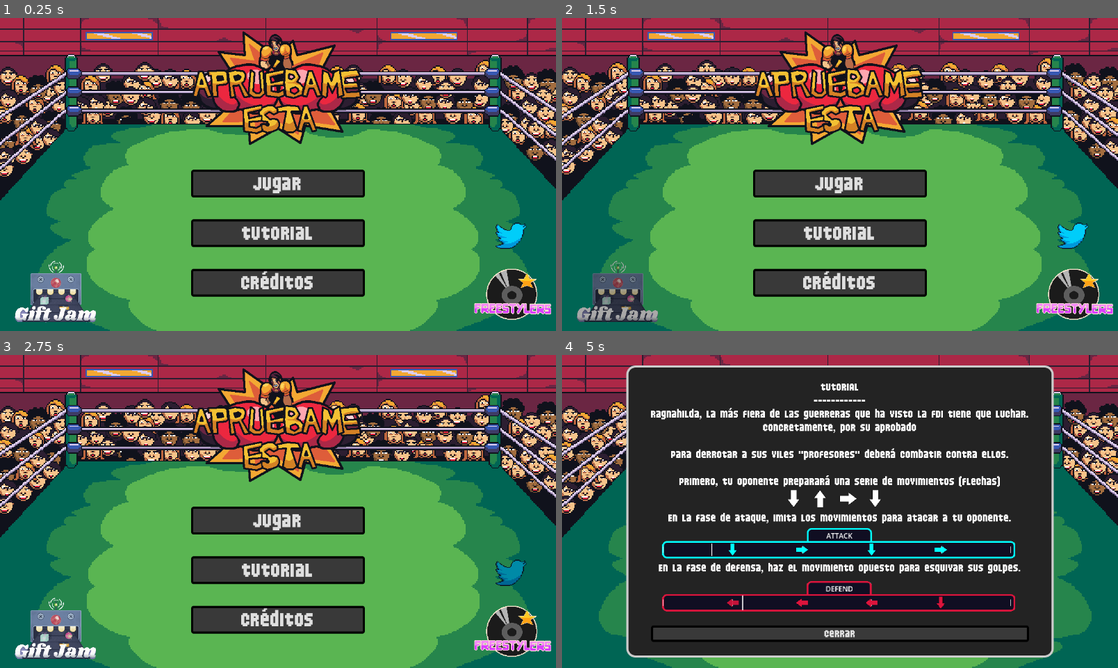
Above: before the commit, frames 1-4 (two rows, left to right).
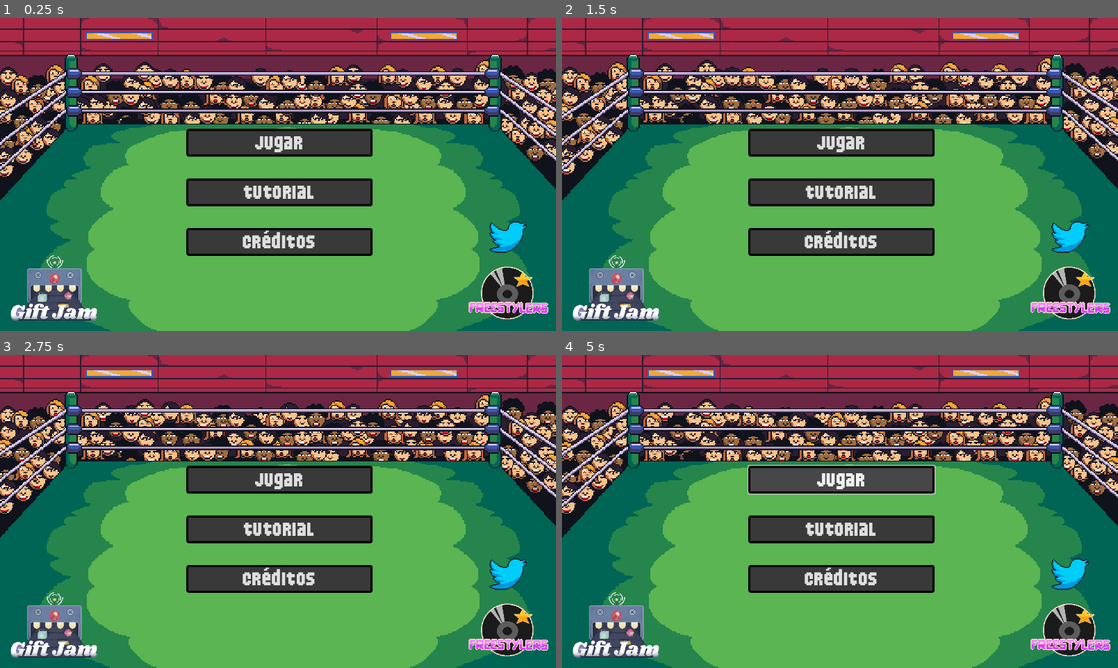
Above: after the commit, the same moments.

Repository: freesstylers/GiftJam2324
Game: Godot game, scene res://Scenes/SceneManager/SceneManager.tscn
Two runs of this game, one before a commit and one after it. Both use one fixed random seed, a clock stepped at 60 frames per second and the inputs below. The engine's default icon, where the game draws it, is replaced by a stand-in: a white triangle on a blue panel in a dark square.
Inputs (mouse positions are in pixels of both pictures, inside the frame that each line leads up to; where the layout moved, square brackets give the same spot in the first picture):
- Up to frame 1 (0.25 s): no input
- Up to frame 2 (1.5 s): click (1067, 293) [1073, 293] at 0.5 s; click (617, 290) [617, 293] at 1.25 s
- Up to frame 3 (2.75 s): click (505, 574) [511, 574] at 2 s
- Up to frame 4 (5 s): click "Tutorial" at 2.75 s; click (840, 580) at 3.5 s, where only the run after the commit has a clickable "Créditos"; click (840, 480) at 4.25 s, where only the run after the commit has a clickable "Jugar"

The runs differ from the first frame. In frame 1, 20% of the frame differs, in the area x 1-100%, y 4-98%; in frame 2, 21%; in frame 3, 20%; in frame 4, 65%, in the area x 1-99%, y 3-97%.
Error after the commit: Attempt to call function 'play' in base 'null instance' on a null instance. (res://Scripts/MainMenuScript.gd:12)

Commit message:
Se vende Seat Leon segunda mano

Diff:
--- a/Scenes/BaseBattle.tscn
+++ b/Scenes/BaseBattle.tscn
@@ -2,14 +2,14 @@
 
 [ext_resource type="Script" path="res://Scripts/BattleManager.gd" id="1_svkjm"]
 [ext_resource type="PackedScene" uid="uid://b7hn7pqk7rh8t" path="res://Scenes/Prefabs/UIContainer.tscn" id="2_gkg66"]
-[ext_resource type="AudioStream" uid="uid://bqqiyrpyr27k8" path="res://Audio/Songs/boss1-130bpm.wav" id="5_8ctp3"]
+[ext_resource type="AudioStream" uid="uid://ddcf7a4m0ene0" path="res://Audio/Songs/boss1-130bpm.wav" id="5_8ctp3"]
 [ext_resource type="SpriteFrames" uid="uid://b4o4idok2krco" path="res://Assets/Sprites/Background/BackgroundAnimation.tres" id="5_rh2wk"]
 [ext_resource type="PackedScene" uid="uid://muu12hug5ib1" path="res://Scenes/Boss G.tscn" id="6_3shk1"]
-[ext_resource type="AudioStream" uid="uid://cw3wqf2y0newk" path="res://Audio/Songs/MetronomeTick.mp3" id="6_jn1fn"]
+[ext_resource type="AudioStream" uid="uid://4i4ksx34jgxe" path="res://Audio/Songs/MetronomeTick.mp3" id="6_jn1fn"]
 [ext_resource type="PackedScene" uid="uid://cbi05qfsjhskp" path="res://Scenes/ragnahilda.tscn" id="6_skhid"]
 [ext_resource type="SpriteFrames" uid="uid://ctr2lotnfhvkj" path="res://Assets/Sprites/Protagonista/Animations/Ragnahilda_Idle.tres" id="8_opoqs"]
 
-[node name="BaseBattle" type="Node2D"]
+[node name="BaseBattle2" type="Node2D"]
 script = ExtResource("1_svkjm")
 PlayMetronome = true
 
--- a/Scenes/FinalContent/G_Battle.tscn
+++ b/Scenes/FinalContent/G_Battle.tscn
@@ -1,14 +1,13 @@
-[gd_scene load_steps=10 format=3 uid="uid://b4g66c7ypymr4"]
+[gd_scene load_steps=9 format=3 uid="uid://b4g66c7ypymr4"]
 
 [ext_resource type="Script" path="res://Scripts/BattleManager.gd" id="1_opvlp"]
 [ext_resource type="PackedScene" uid="uid://b7hn7pqk7rh8t" path="res://Scenes/Prefabs/UIContainer.tscn" id="2_825xe"]
-[ext_resource type="AudioStream" uid="uid://b0pwo8n1lag45" path="res://Audio/Songs/boss1-130bpm.wav" id="3_im766"]
-[ext_resource type="AudioStream" uid="uid://b8f55lu5knkao" path="res://Audio/Songs/MetronomeTick.mp3" id="4_vc420"]
+[ext_resource type="AudioStream" uid="uid://ddcf7a4m0ene0" path="res://Audio/Songs/boss1-130bpm.wav" id="3_im766"]
+[ext_resource type="AudioStream" uid="uid://4i4ksx34jgxe" path="res://Audio/Songs/MetronomeTick.mp3" id="4_vc420"]
 [ext_resource type="SpriteFrames" uid="uid://b4o4idok2krco" path="res://Assets/Sprites/Background/BackgroundAnimation.tres" id="5_2apnm"]
 [ext_resource type="PackedScene" uid="uid://muu12hug5ib1" path="res://Scenes/Boss G.tscn" id="6_ep87c"]
 [ext_resource type="PackedScene" uid="uid://cbi05qfsjhskp" path="res://Scenes/ragnahilda.tscn" id="7_rp4wp"]
 [ext_resource type="SpriteFrames" uid="uid://ctr2lotnfhvkj" path="res://Assets/Sprites/Protagonista/Animations/Ragnahilda_Idle.tres" id="8_ru886"]
-[ext_resource type="AudioStream" uid="uid://mywoqj5oqnl5" path="res://Audio/SFX/bell.ogg" id="9_n5w6w"]
 
 [node name="BaseBattle" type="Node2D"]
 script = ExtResource("1_opvlp")
@@ -19,16 +18,18 @@
 
 [node name="Container" parent="UI" instance=ExtResource("2_825xe")]
 
+[node name="BattleSong" type="AudioStreamPlayer2D" parent="."]
+stream = ExtResource("3_im766")
+
 [node name="MetronomeSound" type="AudioStreamPlayer2D" parent="."]
 stream = ExtResource("4_vc420")
 
 [node name="BPM_TIMER" type="Timer" parent="."]
 
 [node name="AnimatedSprite2D" type="AnimatedSprite2D" parent="."]
-position = Vector2(640, 360)
-scale = Vector2(2.666, 2.666)
+position = Vector2(633.5, 357)
+scale = Vector2(2.5, 2.504)
 sprite_frames = ExtResource("5_2apnm")
-autoplay = "default"
 frame_progress = 0.689517
 
 [node name="Boss G" parent="." instance=ExtResource("6_ep87c")]
@@ -43,14 +44,6 @@
 frame_progress = 0.332353
 TakeDamagePositionDelta = Vector2(0, 20)
 
-[node name="StartBattleSound" type="AudioStreamPlayer" parent="."]
-stream = ExtResource("9_n5w6w")
-autoplay = true
-
-[node name="AudioStreamPlayer" type="AudioStreamPlayer" parent="."]
-stream = ExtResource("3_im766")
-autoplay = true
-
 [connection signal="attack_mode_changed" from="." to="UI/Container" method="_on_base_battle_attack_mode_changed"]
 [connection signal="attack_mode_changed" from="." to="Boss G" method="_on_base_battle_attack_mode_changed"]
 [connection signal="attack_mode_changed" from="." to="Ragnahilda" method="_on_base_battle_attack_mode_changed"]
--- a/Scenes/MainMenu.tscn
+++ b/Scenes/MainMenu.tscn
@@ -1,20 +1,17 @@
-[gd_scene load_steps=16 format=3 uid="uid://dv31ttuyw5rnf"]
+[gd_scene load_steps=13 format=3 uid="uid://dv31ttuyw5rnf"]
 
 [ext_resource type="Theme" uid="uid://ugxbtljmj80y" path="res://Assets/MainMenuTheme.tres" id="1_h5tew"]
 [ext_resource type="Script" path="res://Scripts/MainMenuScript.gd" id="1_s2qbx"]
-[ext_resource type="Texture2D" uid="uid://6fkvqpq4lkcr" path="res://Assets/MainMenu/LogoFreestylers.png" id="2_tuuka"]
-[ext_resource type="FontFile" uid="uid://d10ue1qpsk32e" path="res://Assets/Fonts/Larceny.ttf" id="2_xpdlg"]
-[ext_resource type="Texture2D" uid="uid://bka7gnkpxxl1" path="res://Assets/MainMenu/Twitter.png" id="3_hamnk"]
+[ext_resource type="Texture2D" uid="uid://ba086fbet6wd5" path="res://Assets/MainMenu/LogoFreestylers.png" id="2_tuuka"]
+[ext_resource type="FontFile" uid="uid://b7tnent1gr2u3" path="res://Assets/Fonts/Larceny.ttf" id="2_xpdlg"]
+[ext_resource type="Texture2D" uid="uid://bqji7lspvjsm1" path="res://Assets/MainMenu/Twitter.png" id="3_hamnk"]
 [ext_resource type="SpriteFrames" uid="uid://b4o4idok2krco" path="res://Assets/Sprites/Background/BackgroundAnimation.tres" id="3_iv8ij"]
-[ext_resource type="Theme" uid="uid://dg651pgtwypi2" path="res://Assets/ImgButton.tres" id="4_2tqs0"]
-[ext_resource type="Texture2D" uid="uid://qw1we5fw64a0" path="res://Assets/MainMenu/LogoGiftJam.png" id="4_kmo4h"]
-[ext_resource type="Texture2D" uid="uid://cop8surwmo8db" path="res://Assets/MainMenu/AttackTutorial.png" id="7_bc7y5"]
-[ext_resource type="Texture2D" uid="uid://w4texerpvbix" path="res://Assets/Sprites/LogoApruebameEsta.png" id="7_c0a5j"]
-[ext_resource type="Texture2D" uid="uid://3vjmuyoff0ie" path="res://Assets/Sprites/Notas/Abajo.png" id="8_4tl2g"]
-[ext_resource type="Texture2D" uid="uid://duwn11yyjcsm7" path="res://Assets/MainMenu/DefendTutorial.png" id="8_eefuj"]
-[ext_resource type="Texture2D" uid="uid://bi0i1o5adi4ui" path="res://Assets/Sprites/Notas/Arriba.png" id="9_d1qt2"]
-[ext_resource type="Texture2D" uid="uid://c4ycjb7fgbo2x" path="res://Assets/Sprites/Notas/Derecha.png" id="10_fpce0"]
-[ext_resource type="AudioStream" uid="uid://ca4i7smvj0y1d" path="res://Audio/SFX/button.ogg" id="14_spj8v"]
+[ext_resource type="Texture2D" uid="uid://cdqu35fo7lt8j" path="res://Assets/MainMenu/LogoGiftJam.png" id="4_kmo4h"]
+[ext_resource type="Texture2D" uid="uid://c1pdlddf8ioi3" path="res://Assets/MainMenu/AttackTutorial.png" id="7_bc7y5"]
+[ext_resource type="Texture2D" uid="uid://e6rqavtu14al" path="res://Assets/Sprites/Notas/Abajo.png" id="8_4tl2g"]
+[ext_resource type="Texture2D" uid="uid://b5uwkw1cagosn" path="res://Assets/MainMenu/DefendTutorial.png" id="8_eefuj"]
+[ext_resource type="Texture2D" uid="uid://vemclkghh0d8" path="res://Assets/Sprites/Notas/Arriba.png" id="9_d1qt2"]
+[ext_resource type="Texture2D" uid="uid://dburth1bntu6x" path="res://Assets/Sprites/Notas/Derecha.png" id="10_fpce0"]
 
 [node name="Control" type="Control"]
 layout_mode = 3
@@ -33,70 +30,58 @@
 autoplay = "default"
 frame_progress = 0.656875
 
-[node name="MainButtonContainer" type="Control" parent="."]
-anchors_preset = 0
-offset_right = 40.0
-offset_bottom = 40.0
-
-[node name="FreeStylers" type="Button" parent="MainButtonContainer"]
-layout_mode = 2
-offset_left = 1084.0
-offset_top = 560.0
-offset_right = 1273.0
-offset_bottom = 711.0
-theme = ExtResource("4_2tqs0")
-icon = ExtResource("2_tuuka")
-expand_icon = true
-
-[node name="GiftJam" type="Button" parent="MainButtonContainer"]
-layout_mode = 2
-offset_left = 13.0
-offset_top = 554.0
-offset_right = 246.0
-offset_bottom = 709.0
+[node name="FreeStylers" type="TextureButton" parent="."]
+layout_mode = 2
+offset_left = 1071.0
+offset_top = 555.0
+offset_right = 1391.0
+offset_bottom = 811.0
+scale = Vector2(0.607021, 0.607021)
+texture_normal = ExtResource("2_tuuka")
+
+[node name="GiftJam" type="TextureButton" parent="."]
+layout_mode = 2
+offset_left = 2.0
+offset_top = 541.0
+offset_right = 1502.0
+offset_bottom = 1541.0
 grow_vertical = 0
-theme = ExtResource("4_2tqs0")
-icon = ExtResource("4_kmo4h")
-expand_icon = true
-
-[node name="Twitter" type="Button" parent="MainButtonContainer"]
-layout_mode = 2
-offset_left = 1123.0
-offset_top = 448.0
-offset_right = 1229.0
-offset_bottom = 554.0
+scale = Vector2(0.165439, 0.165439)
+texture_normal = ExtResource("4_kmo4h")
+
+[node name="Twitter" type="TextureButton" parent="."]
+layout_mode = 2
+offset_left = 1105.0
+offset_top = 440.0
+offset_right = 1169.0
+offset_bottom = 504.0
+scale = Vector2(2, 2)
 size_flags_horizontal = 0
 size_flags_vertical = 0
-theme = ExtResource("4_2tqs0")
-icon = ExtResource("3_hamnk")
-expand_icon = true
-
-[node name="MainButtonContainer" type="VBoxContainer" parent="MainButtonContainer"]
+texture_normal = ExtResource("3_hamnk")
+
+[node name="MainButtonContainer" type="VBoxContainer" parent="."]
 layout_mode = 0
-offset_left = 440.0
-offset_top = 29.0
-offset_right = 840.0
-offset_bottom = 641.0
-alignment = 1
-
-[node name="TextureRect" type="TextureRect" parent="MainButtonContainer/MainButtonContainer"]
-layout_mode = 2
-texture = ExtResource("7_c0a5j")
-
-[node name="play" type="Button" parent="MainButtonContainer/MainButtonContainer"]
+offset_left = 429.0
+offset_top = 255.0
+offset_right = 858.0
+offset_bottom = 547.0
+alignment = 1
+
+[node name="play" type="Button" parent="MainButtonContainer"]
 layout_mode = 2
 theme_override_fonts/font = ExtResource("2_xpdlg")
 theme_override_font_sizes/font_size = 60
 text = "Jugar"
 
-[node name="tutorial" type="Button" parent="MainButtonContainer/MainButtonContainer"]
+[node name="tutorial" type="Button" parent="MainButtonContainer"]
 layout_mode = 2
 theme_override_fonts/font = ExtResource("2_xpdlg")
 theme_override_font_sizes/font_size = 60
 text = "Tutorial
 "
 
-[node name="Credits" type="Button" parent="MainButtonContainer/MainButtonContainer"]
+[node name="Credits" type="Button" parent="MainButtonContainer"]
 layout_mode = 2
 theme_override_fonts/font = ExtResource("2_xpdlg")
 theme_override_font_sizes/font_size = 60
@@ -105,23 +90,17 @@
 [node name="level container" type="VBoxContainer" parent="."]
 visible = false
 layout_mode = 0
-offset_left = 440.0
-offset_top = 349.0
-offset_right = 844.0
-offset_bottom = 641.0
+offset_left = 429.0
+offset_top = 255.0
+offset_right = 858.0
+offset_bottom = 547.0
 alignment = 1
 
 [node name="level 1" type="Button" parent="level container"]
 layout_mode = 2
 theme_override_fonts/font = ExtResource("2_xpdlg")
 theme_override_font_sizes/font_size = 60
-text = "Examen 1"
-
-[node name="level 2" type="Button" parent="level container"]
-layout_mode = 2
-theme_override_fonts/font = ExtResource("2_xpdlg")
-theme_override_font_sizes/font_size = 60
-text = "Examen 2"
+text = "Jugar"
 
 [node name="back" type="Button" parent="level container"]
 layout_mode = 2
@@ -290,17 +269,13 @@
 theme_override_font_sizes/font_size = 32
 text = "Cerrar"
 
-[node name="ButtonSFX" type="AudioStreamPlayer" parent="."]
-stream = ExtResource("14_spj8v")
-
-[connection signal="button_down" from="MainButtonContainer/FreeStylers" to="." method="_on_free_stylers_button_down"]
-[connection signal="button_down" from="MainButtonContainer/GiftJam" to="." method="_on_gift_jam_button_down"]
-[connection signal="button_down" from="MainButtonContainer/Twitter" to="." method="_on_twitter_button_down"]
-[connection signal="button_down" from="MainButtonContainer/MainButtonContainer/play" to="." method="TogglePlayMenu" binds= [true]]
-[connection signal="button_down" from="MainButtonContainer/MainButtonContainer/tutorial" to="." method="_on_tutorial_button_down"]
-[connection signal="button_down" from="MainButtonContainer/MainButtonContainer/Credits" to="." method="_on_credits_button_down"]
+[connection signal="button_down" from="FreeStylers" to="." method="_on_free_stylers_button_down"]
+[connection signal="button_down" from="GiftJam" to="." method="_on_gift_jam_button_down"]
+[connection signal="button_down" from="Twitter" to="." method="_on_twitter_button_down"]
+[connection signal="button_down" from="MainButtonContainer/play" to="." method="TogglePlayMenu" binds= [true]]
+[connection signal="button_down" from="MainButtonContainer/tutorial" to="." method="_on_tutorial_button_down"]
+[connection signal="button_down" from="MainButtonContainer/Credits" to="." method="_on_credits_button_down"]
 [connection signal="button_down" from="level container/level 1" to="." method="_on_level_button_down" binds= [0]]
-[connection signal="button_down" from="level container/level 2" to="." method="_on_level_button_down" binds= [1]]
 [connection signal="button_down" from="level container/back" to="." method="TogglePlayMenu" binds= [false]]
 [connection signal="button_down" from="credits/container/VBoxContainer/CreditsBack" to="." method="_on_credits_back_button_down"]
 [connection signal="button_down" from="tutorial/container/VBoxContainer/TutorialBack" to="." method="_on_tutorial_back_button_down"]
Not shown: 1 places in Assets/MainMenuTheme.tres that only renumber resources
Not shown: 1 places in Assets/Sprites/Boss G/Animations/Idle.tres that only renumber resources
Not shown: 1 places in Assets/Sprites/Boss G/Animations/PunchRight.tres that only renumber resources
Not shown: 1 places in Assets/Sprites/Boss G/Animations/PunchUp.tres that only renumber resources
Not shown: 1 places in Assets/Sprites/P.P Punchman/Anims/PPPunchmanDown.tres that only renumber resources
Not shown: 1 places in Assets/Sprites/P.P Punchman/Anims/PPPunchmanIdle.tres that only renumber resources
Not shown: 1 places in Assets/Sprites/P.P Punchman/Anims/PPPunchmanLeft.tres that only renumber resources
Not shown: 1 places in Assets/Sprites/P.P Punchman/Anims/PPPunchmanRight.tres that only renumber resources
Not shown: 1 places in Assets/Sprites/P.P Punchman/Anims/PPPunchmanUp.tres that only renumber resources
Not shown: 1 places in Assets/Sprites/Protagonista/Animations/Ragnahilda_EvadeLeft.tres that only renumber resources
Not shown: 1 places in Assets/Sprites/Protagonista/Animations/Ragnahilda_PunchUp.tres that only renumber resources
Binary file added: Assets/Sprites/Seat el Leon/SeatLeonIdle/UwU_Idle1.png
(and 46 more such lines)
